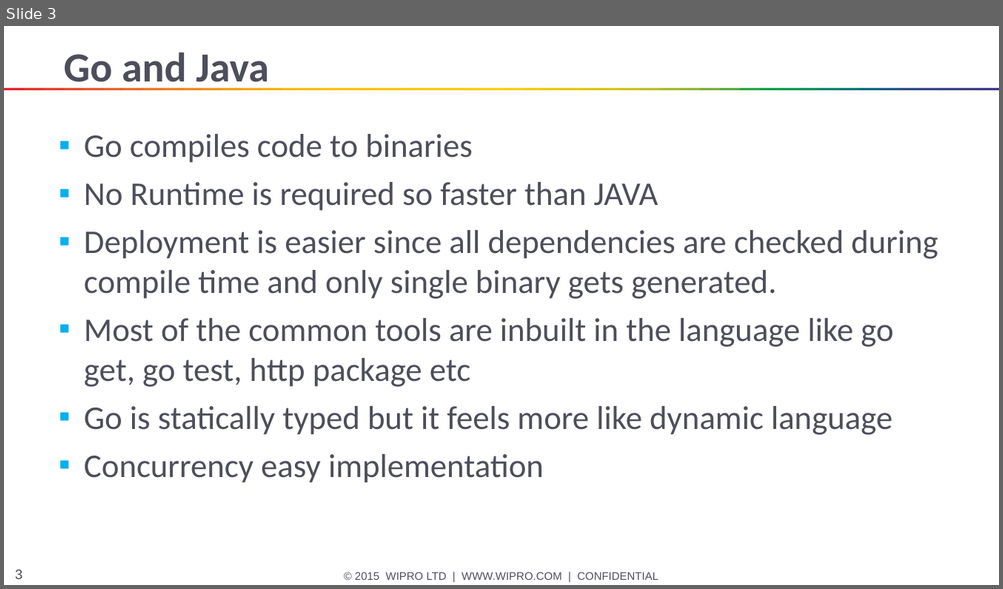
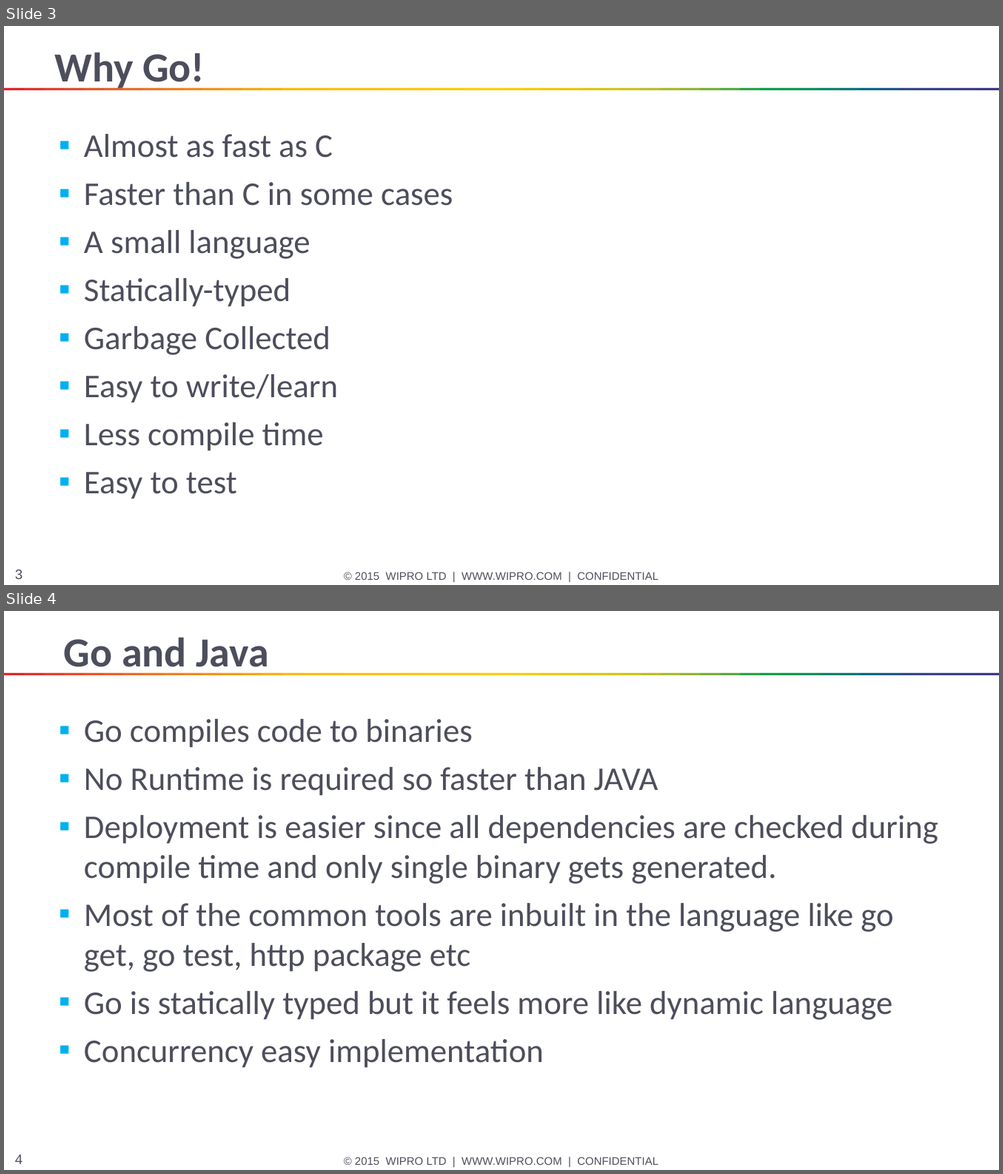
Before and after one commit to HANAND1979/go, a slide deck: go/Go.pptx. Shown one above the other, each under a label of ours: slide 3 before the commit, slides 3 and 4 after it. The pictures are 1003x589 and 1003x1174 pixels, drawn with LibreOffice and Linux fonts; fonts in the diff are those of the drawing. Boxes give left, top, right and bottom in pixels: in the first picture for what was removed or moved away, otherwise in the second. Text is boxed around its words. In the diff, an @@ line names an element or a change of style, - is before the commit and + after.

```diff
--- a/go/Go.pptx
+++ b/go/Go.pptx
@@ slide 3 added at (4, 26, 999, 585), background #FFFFFF; not listed: 53 template elements that a slide beside it also shows @@
@@ title added at (55, 52, 205, 90), 30 pt, text #4D4E5C, bold @@
+Why Go!
@@ text added at (84, 134, 452, 499), 24 pt, text #4D4E5C @@
+▪ Almost as fast as C
+▪ Faster than C in some cases
+▪ A small language
+▪ Statically-typed
+▪ Garbage Collected
+▪ Easy to write/learn
+▪ Less compile time
+▪ Easy to test
@@ what was slide 3 is now slide 4 @@
@@ page number at (15, 1155, 22, 1165): text changed @@
-3
+4
```
Also in this commit, not shown: 1 slide changed, 1 other file.
